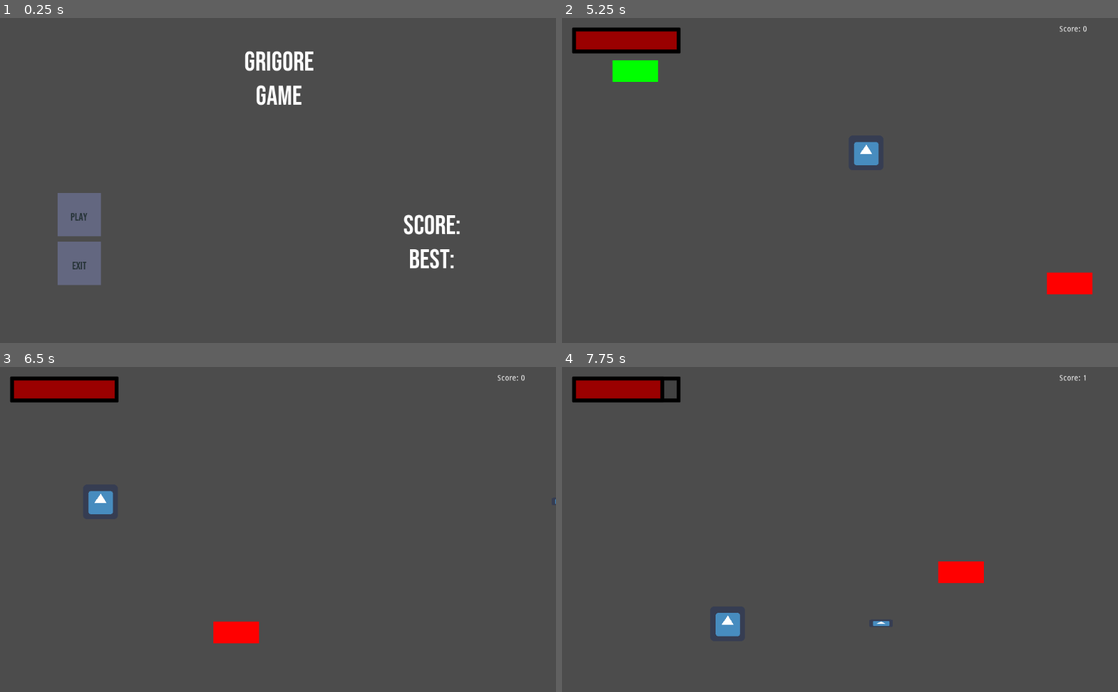
Above: before the commit, frames 1-4 (two rows, left to right).
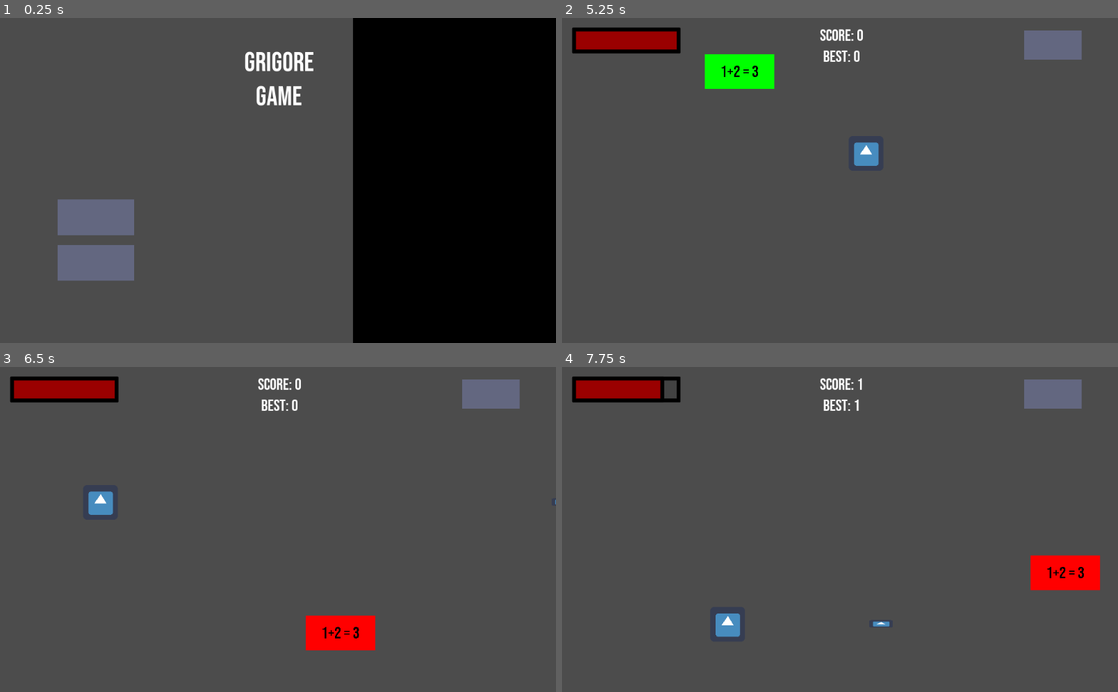
Above: after the commit, the same moments.

Repository: MarinMario/grigore-game-for-school
Game: Godot game, scene res://menu/main_menu.tscn
Two runs of this game, one before a commit and one after it. Both use one fixed random seed, a clock stepped at 60 frames per second and the inputs below. The engine's default icon, where the game draws it, is replaced by a stand-in: a white triangle on a blue panel in a dark square.
Inputs (mouse positions are in pixels of both pictures, inside the frame that each line leads up to; where the layout moved, square brackets give the same spot in the first picture):
- Up to frame 1 (0.25 s): no input
- Up to frame 2 (5.25 s): click (656, 216) [639, 216] at 0.5 s; click (1051, 44) at 1.27 s; tap Enter (ui_accept) at 2, 2.27, 3.02, 4.52 s; hold Right (ui_right) 2.03-2.78 s; hold Down (ui_down) 2.78-3.53 s; hold Right (ui_right) 3.53-4.28 s; hold Up (ui_up) 4.28-5.03 s; hold Left (ui_left) from 5.03 s (still down)
- Up to frame 3 (6.5 s): keep holding Left (ui_left); tap Enter (ui_accept) at 5.27, 6.02 s
- Up to frame 4 (7.75 s): release Left (ui_left) at 6.53 s; hold Down (ui_down) 6.53-7.28 s; hold Right (ui_right) from 7.28 s (still down); tap Enter (ui_accept) at 7.52 s

The runs differ from the first frame. In frame 1, 38% of the frame differs, in the area x 10-100%, y 0-100%; in frame 2, 3.8%; in frame 3, 3.2%; in frame 4, 3.2%.

Commit message:
commit idk 2

Diff:
--- a/Grigore Game/enemy/enemy.gd
+++ b/Grigore Game/enemy/enemy.gd
@@ -2,6 +2,7 @@
 
 var types = ["good", "bad"]
 var type: String
+var state := "enemy"
 
 func _ready():
 	self.global_position.y = rand_range(50, 550)
@@ -9,9 +10,9 @@
 
 	type = types[randi() % types.size()]
 	if type == "bad":
-		$ColorRect.color = Color(100, 0, 0)
+		$sprite.modulate = Color(100, 0, 0)
 	else:
-		$ColorRect.color = Color(0, 100, 0)
+		$sprite.modulate= Color(0, 100, 0)
 
 func _physics_process(delta):
 	self.global_position.x -= global.enemy_speed * delta
@@ -19,13 +20,19 @@
 	if self.global_position.x < -100:
 		self.queue_free()
 
+	$sprite.play(state)
+
 func die():
 	global.score += 1 if type == "bad" else -1
 	if global.score < 0: global.score = 0
-
-	self.queue_free()
+	call_deferred("disable_collision")
+	state = "explosion"
+	$Label.text = ""
 
 func _on_enemy_body_entered(body):
 	if body.name == "player":
 		body.health -= int(rand_range(10,40))
 		die()
+
+func disable_collision():
+	$CollisionShape2D.disabled = true
--- a/Grigore Game/enemy/enemy.tscn
+++ b/Grigore Game/enemy/enemy.tscn
@@ -1,9 +1,37 @@
-[gd_scene load_steps=3 format=2]
+[gd_scene load_steps=12 format=2]
 
 [ext_resource path="res://enemy/enemy.gd" type="Script" id=1]
+[ext_resource path="res://enemy/enemy.png" type="Texture" id=2]
+[ext_resource path="res://enemy/explosion 1.png" type="Texture" id=3]
+[ext_resource path="res://enemy/explosion 2.png" type="Texture" id=4]
+[ext_resource path="res://enemy/explosion 3.png" type="Texture" id=5]
+[ext_resource path="res://enemy/explosion 4.png" type="Texture" id=6]
+[ext_resource path="res://enemy/explosion 5.png" type="Texture" id=7]
 
 [sub_resource type="RectangleShape2D" id=1]
 extents = Vector2( 44.685, 21.7755 )
+
+[sub_resource type="SpriteFrames" id=2]
+animations = [ {
+"frames": [ ExtResource( 2 ) ],
+"loop": false,
+"name": "enemy",
+"speed": 0.0
+}, {
+"frames": [ ExtResource( 3 ), ExtResource( 4 ), ExtResource( 5 ), ExtResource( 6 ), ExtResource( 7 ), null ],
+"loop": false,
+"name": "explosion",
+"speed": 20.0
+} ]
+
+[sub_resource type="DynamicFontData" id=3]
+antialiased = false
+font_path = "res://world/BebasNeue-Regular.ttf"
+
+[sub_resource type="DynamicFont" id=4]
+size = 30
+outline_color = Color( 0, 0, 0, 1 )
+font_data = SubResource( 3 )
 
 [node name="enemy" type="Area2D" groups=[
 "enemy",
@@ -15,9 +43,18 @@
 position = Vector2( 1.53678, -0.922073 )
 shape = SubResource( 1 )
 
-[node name="ColorRect" type="ColorRect" parent="."]
-margin_left = -39.9564
-margin_top = -20.5929
-margin_right = 44.0436
-margin_bottom = 19.4071
+[node name="sprite" type="AnimatedSprite" parent="."]
+frames = SubResource( 2 )
+animation = "enemy"
+
+[node name="Label" type="Label" parent="."]
+margin_left = -64.0
+margin_top = -29.0
+margin_right = 64.0
+margin_bottom = 32.0
+custom_fonts/font = SubResource( 4 )
+custom_colors/font_color = Color( 0, 0, 0, 1 )
+text = "1+2 = 3"
+align = 1
+valign = 1
 [connection signal="body_entered" from="." to="." method="_on_enemy_body_entered"]
--- a/Grigore Game/global/global.gd
+++ b/Grigore Game/global/global.gd
@@ -1,6 +1,7 @@
 extends Node2D
 
 var score := 0
+var best := 0
 
 const BULLET = preload("res://bullet/bullet.tscn")
 
--- a/Grigore Game/menu/button.gd
+++ /dev/null
@@ -1,6 +0,0 @@
-extends TextureButton
-
-export var text := ""
-
-func _ready():
-	$Label.text = text
--- a/Grigore Game/menu/button.tscn
+++ /dev/null
@@ -1,35 +0,0 @@
-[gd_scene load_steps=6 format=2]
-
-[ext_resource path="res://touch_controls/button.png" type="Texture" id=1]
-[ext_resource path="res://touch_controls/hover_button.png" type="Texture" id=2]
-[ext_resource path="res://menu/button.gd" type="Script" id=3]
-
-[sub_resource type="DynamicFontData" id=1]
-font_path = "res://world/BebasNeue-Regular.ttf"
-
-[sub_resource type="DynamicFont" id=2]
-size = 20
-font_data = SubResource( 1 )
-
-[node name="button" type="TextureButton"]
-margin_left = -1.05263
-margin_right = 178.947
-margin_bottom = 80.0
-texture_normal = ExtResource( 1 )
-texture_pressed = ExtResource( 2 )
-expand = true
-stretch_mode = 5
-script = ExtResource( 3 )
-__meta__ = {
-"_edit_group_": true
-}
-
-[node name="Label" type="Label" parent="."]
-margin_top = 10.0
-margin_right = 180.0
-margin_bottom = 80.0
-custom_fonts/font = SubResource( 2 )
-custom_colors/font_color = Color( 0.14902, 0.2, 0.215686, 1 )
-text = "TEXT"
-align = 1
-valign = 1
--- /dev/null
+++ b/Grigore Game/menu/main_menu.gd
@@ -0,0 +1,18 @@
+extends Node2D
+
+
+func _ready():
+	$score.text = "Score: " + str(global.score) + "\nbest: " + str(global.best)
+	$anims.play("ready")
+
+func _on_play_pressed():
+	$anims.play("end")
+
+
+func _on_exit_pressed():
+	get_tree().quit()
+
+
+func _on_anims_animation_finished(anim_name):
+	if anim_name == "end":
+		get_tree().change_scene("res://world/world.tscn")
--- a/Grigore Game/menu/main_menu.tscn
+++ b/Grigore Game/menu/main_menu.tscn
@@ -1,6 +1,8 @@
-[gd_scene load_steps=4 format=2]
+[gd_scene load_steps=8 format=2]
 
-[ext_resource path="res://menu/menu_buttons.tscn" type="PackedScene" id=1]
+[ext_resource path="res://menu/main_menu.gd" type="Script" id=1]
+[ext_resource path="res://touch_controls/button.png" type="Texture" id=2]
+[ext_resource path="res://touch_controls/hover_button.png" type="Texture" id=3]
 
 [sub_resource type="DynamicFontData" id=1]
 font_path = "res://world/BebasNeue-Regular.ttf"
@@ -9,13 +11,46 @@
 size = 50
 font_data = SubResource( 1 )
 
+[sub_resource type="Animation" id=3]
+resource_name = "end"
+length = 0.5
+tracks/0/type = "value"
+tracks/0/path = NodePath("bloc:rect_position")
+tracks/0/interp = 1
+tracks/0/loop_wrap = true
+tracks/0/imported = false
+tracks/0/enabled = true
+tracks/0/keys = {
+"times": PoolRealArray( 0, 0.5 ),
+"transitions": PoolRealArray( 1, 1 ),
+"update": 0,
+"values": [ Vector2( -1300, -55.14 ), Vector2( 0, -52 ) ]
+}
+
+[sub_resource type="Animation" id=4]
+resource_name = "ready"
+length = 0.5
+tracks/0/type = "value"
+tracks/0/path = NodePath("bloc:rect_position")
+tracks/0/interp = 1
+tracks/0/loop_wrap = true
+tracks/0/imported = false
+tracks/0/enabled = true
+tracks/0/keys = {
+"times": PoolRealArray( 0, 0.5 ),
+"transitions": PoolRealArray( 1, 1 ),
+"update": 0,
+"values": [ Vector2( 0, -52 ), Vector2( 1300, -52 ) ]
+}
+
 [node name="main_menu" type="Node2D"]
+script = ExtResource( 1 )
 
 [node name="title" type="Label" parent="."]
 margin_left = 2.0
-margin_top = 2.0
+margin_top = 2.85738
 margin_right = 1026.0
-margin_bottom = 226.0
+margin_bottom = 226.857
 custom_fonts/font = SubResource( 2 )
 text = "Grigore
 Game"
@@ -33,7 +68,40 @@
 align = 1
 valign = 1
 
+[node name="buttons" type="Node2D" parent="."]
+position = Vector2( 105.222, 335.707 )
+__meta__ = {
+"_edit_group_": true
+}
+
+[node name="play" type="TextureButton" parent="buttons"]
+margin_left = 0.890091
+margin_top = -0.578934
+margin_right = 141.89
+margin_bottom = 65.4211
+texture_normal = ExtResource( 2 )
+texture_pressed = ExtResource( 3 )
+expand = true
+
+[node name="exit" type="TextureButton" parent="buttons"]
+margin_left = 1.35695
+margin_top = 83.4438
+margin_right = 142.357
+margin_bottom = 149.444
+texture_normal = ExtResource( 2 )
+texture_pressed = ExtResource( 3 )
+expand = true
+
+[node name="bloc" type="ColorRect" parent="."]
+margin_left = -69.6931
+margin_top = -87.0961
+margin_right = 1137.31
+margin_bottom = 656.904
+color = Color( 0, 0, 0, 1 )
+
 [node name="anims" type="AnimationPlayer" parent="."]
-
-[node name="menu_buttons" parent="." instance=ExtResource( 1 )]
-position = Vector2( 56.4926, 323.371 )
+anims/end = SubResource( 3 )
+anims/ready = SubResource( 4 )
+[connection signal="pressed" from="buttons/play" to="." method="_on_play_pressed"]
+[connection signal="pressed" from="buttons/exit" to="." method="_on_exit_pressed"]
+[connection signal="animation_finished" from="anims" to="." method="_on_anims_animation_finished"]
--- a/Grigore Game/menu/menu_buttons.gd
+++ /dev/null
@@ -1,9 +0,0 @@
-extends Node2D
-
-
-func _on_play_pressed():
-	get_tree().change_scene("res://world/world.tscn")
-
-
-func _on_exit_button_up():
-	get_tree().quit()
--- a/Grigore Game/menu/menu_buttons.tscn
+++ /dev/null
@@ -1,21 +0,0 @@
-[gd_scene load_steps=3 format=2]
-
-[ext_resource path="res://menu/menu_buttons.gd" type="Script" id=1]
-[ext_resource path="res://menu/button.tscn" type="PackedScene" id=2]
-
-[node name="menu_buttons" type="Node2D"]
-script = ExtResource( 1 )
-
-[node name="play" parent="." instance=ExtResource( 2 )]
-margin_left = 0.0
-margin_right = 180.0
-text = "PLAY"
-
-[node name="exit" parent="." instance=ExtResource( 2 )]
-margin_left = 0.0
-margin_top = 90.0
-margin_right = 180.0
-margin_bottom = 170.0
-text = "EXIT"
-[connection signal="pressed" from="play" to="." method="_on_play_pressed"]
-[connection signal="button_up" from="exit" to="." method="_on_exit_button_up"]
--- a/Grigore Game/player/player.gd
+++ b/Grigore Game/player/player.gd
@@ -30,7 +30,7 @@
 		shoot_timer = 0
 
 	if health <= 0:
-		get_tree().reload_current_scene()
+		get_parent().get_node("anims").play("end")
 
 
 func shoot():
--- a/Grigore Game/player/player_stats.gd
+++ b/Grigore Game/player/player_stats.gd
@@ -2,4 +2,4 @@
 
 func _process(delta):
 	$health.value = get_parent().health
-	$score.text = "Score: " + str(global.score)
+	$score.text = "Score: " + str(global.score) + "\nbest: " + str(global.best)
--- a/Grigore Game/player/player_stats.tscn
+++ b/Grigore Game/player/player_stats.tscn
@@ -26,6 +26,13 @@
 corner_radius_bottom_right = 1
 corner_radius_bottom_left = 1
 
+[sub_resource type="DynamicFontData" id=3]
+font_path = "res://world/BebasNeue-Regular.ttf"
+
+[sub_resource type="DynamicFont" id=4]
+size = 30
+font_data = SubResource( 3 )
+
 [node name="player_stats" type="CanvasLayer"]
 script = ExtResource( 1 )
 
@@ -40,10 +47,12 @@
 percent_visible = false
 
 [node name="score" type="Label" parent="."]
-margin_left = 904.0
-margin_top = 9.0
-margin_right = 979.0
-margin_bottom = 34.0
-text = "Score: 0"
+margin_left = 3.0
+margin_top = -2.0
+margin_right = 1027.0
+margin_bottom = 108.0
+custom_fonts/font = SubResource( 4 )
+text = "Score: 0
+Best: 0"
 align = 1
 valign = 1
--- a/Grigore Game/project.godot
+++ b/Grigore Game/project.godot
@@ -28,6 +28,29 @@
 window/stretch/mode="viewport"
 window/stretch/aspect="keep"
 
+[importer_defaults]
+
+texture={
+"compress/bptc_ldr": 0,
+"compress/hdr_mode": 0,
+"compress/lossy_quality": 0.7,
+"compress/mode": 0,
+"compress/normal_map": 0,
+"detect_3d": false,
+"flags/anisotropic": false,
+"flags/filter": false,
+"flags/mipmaps": false,
+"flags/repeat": 0,
+"flags/srgb": 2,
+"process/HDR_as_SRGB": false,
+"process/fix_alpha_border": true,
+"process/invert_color": false,
+"process/premult_alpha": false,
+"size_limit": 0,
+"stream": false,
+"svg/scale": 1.0
+}
+
 [rendering]
 
 quality/driver/driver_name="GLES2"
--- a/Grigore Game/touch_controls/buttons.gd
+++ b/Grigore Game/touch_controls/buttons.gd
@@ -1 +1,17 @@
 extends CanvasLayer
+
+func _on_options_pressed():
+	get_tree().paused = !get_tree().paused
+	if get_tree().paused:
+		$anims.play("ingame_menu")
+	else:
+		$anims.play_backwards("ingame_menu")
+
+
+func _on_exit_pressed():
+	get_tree().paused = false
+	get_parent().get_node("anims").play("end")
+
+
+func _on_resume_pressed():
+	get_tree().paused = false
--- a/Grigore Game/touch_controls/buttons.tscn
+++ b/Grigore Game/touch_controls/buttons.tscn
@@ -1,33 +1,51 @@
-[gd_scene load_steps=4 format=2]
+[gd_scene load_steps=5 format=2]
 
 [ext_resource path="res://touch_controls/buttons.gd" type="Script" id=1]
 [ext_resource path="res://touch_controls/button.png" type="Texture" id=2]
 [ext_resource path="res://touch_controls/hover_button.png" type="Texture" id=3]
 
+[sub_resource type="Animation" id=1]
+resource_name = "ingame_menu"
+length = 0.5
+tracks/0/type = "value"
+tracks/0/path = NodePath("ingame_menu:position")
+tracks/0/interp = 1
+tracks/0/loop_wrap = true
+tracks/0/imported = false
+tracks/0/enabled = true
+tracks/0/keys = {
+"times": PoolRealArray( 0.0189797, 0.5 ),
+"transitions": PoolRealArray( 1, 1 ),
+"update": 0,
+"values": [ Vector2( -200, 150 ), Vector2( 100, 150 ) ]
+}
+
 [node name="buttons" type="CanvasLayer"]
+pause_mode = 2
 script = ExtResource( 1 )
 
-[node name="Node2D" type="Node2D" parent="."]
+[node name="touch_buttons" type="Node2D" parent="."]
+editor/display_folded = true
 position = Vector2( 112.78, 427.539 )
 __meta__ = {
 "_edit_group_": true
 }
 
-[node name="down" type="TouchScreenButton" parent="Node2D"]
+[node name="down" type="TouchScreenButton" parent="touch_buttons"]
 position = Vector2( 0, 70 )
 normal = ExtResource( 2 )
 pressed = ExtResource( 3 )
 action = "ui_down"
 visibility_mode = 1
 
-[node name="left" type="TouchScreenButton" parent="Node2D"]
+[node name="left" type="TouchScreenButton" parent="touch_buttons"]
 position = Vector2( -70, 35 )
 normal = ExtResource( 2 )
 pressed = ExtResource( 3 )
 action = "ui_left"
 visibility_mode = 1
 
-[node name="shoot" type="TouchScreenButton" parent="Node2D"]
+[node name="shoot" type="TouchScreenButton" parent="touch_buttons"]
 position = Vector2( 731.169, 11.9428 )
 scale = Vector2( 1.76177, 1.60596 )
 normal = ExtResource( 2 )
@@ -35,15 +53,75 @@
 action = "ui_accept"
 visibility_mode = 1
 
-[node name="right" type="TouchScreenButton" parent="Node2D"]
+[node name="right" type="TouchScreenButton" parent="touch_buttons"]
 position = Vector2( 70, 35 )
 normal = ExtResource( 2 )
 pressed = ExtResource( 3 )
 action = "ui_right"
 visibility_mode = 1
 
-[node name="up" type="TouchScreenButton" parent="Node2D"]
+[node name="up" type="TouchScreenButton" parent="touch_buttons"]
 normal = ExtResource( 2 )
 pressed = ExtResource( 3 )
 action = "ui_up"
 visibility_mode = 1
+
+[node name="options" type="TextureButton" parent="."]
+margin_left = 851.0
+margin_top = 23.0
+margin_right = 957.0
+margin_bottom = 77.0
+focus_mode = 0
+enabled_focus_mode = 0
+texture_normal = ExtResource( 2 )
+texture_pressed = ExtResource( 3 )
+expand = true
+
+[node name="ingame_menu" type="Node2D" parent="."]
+position = Vector2( -170.86, 150 )
+__meta__ = {
+"_edit_group_": true
+}
+
+[node name="exit" type="TextureButton" parent="ingame_menu"]
+margin_top = 80.0
+margin_right = 125.0
+margin_bottom = 145.0
+focus_mode = 0
+enabled_focus_mode = 0
+texture_normal = ExtResource( 2 )
+texture_pressed = ExtResource( 3 )
+__meta__ = {
+"_edit_group_": true
+}
+
+[node name="Label" type="Label" parent="ingame_menu/exit"]
+margin_right = 64.0
+margin_bottom = 64.0
+text = "exit"
+align = 1
+valign = 1
+
+[node name="resume" type="TextureButton" parent="ingame_menu"]
+margin_right = 113.0
+margin_bottom = 65.0
+focus_mode = 0
+enabled_focus_mode = 0
+texture_normal = ExtResource( 2 )
+texture_pressed = ExtResource( 3 )
+__meta__ = {
+"_edit_group_": true
+}
+
+[node name="Label" type="Label" parent="ingame_menu/resume"]
+margin_right = 64.0
+margin_bottom = 64.0
+text = "resume"
+align = 1
+valign = 1
+
+[node name="anims" type="AnimationPlayer" parent="."]
+anims/ingame_menu = SubResource( 1 )
+[connection signal="pressed" from="options" to="." method="_on_options_pressed"]
+[connection signal="pressed" from="ingame_menu/exit" to="." method="_on_exit_pressed"]
+[connection signal="pressed" from="ingame_menu/resume" to="." method="_on_resume_pressed"]
--- a/Grigore Game/world/world.gd
+++ b/Grigore Game/world/world.gd
@@ -1,4 +1,8 @@
 extends Node2D
+
+func _ready():
+	global.score = 0
+	$anims.play("ready")
 
 var spawn_enemy_timer := 0.0
 
@@ -8,7 +12,15 @@
 		spawn_enemy_timer = 0
 		spawn_enemy()
 
+	if global.score > global.best:
+		global.best = global.score
+
 
 func spawn_enemy():
 	var enemy = global.ENEMY.instance()
 	add_child(enemy)
+
+
+func _on_anims_animation_finished(anim_name):
+	if anim_name == "end":
+		get_tree().change_scene("res://menu/main_menu.tscn")
--- a/Grigore Game/world/world.tscn
+++ b/Grigore Game/world/world.tscn
@@ -1,13 +1,60 @@
-[gd_scene load_steps=4 format=2]
+[gd_scene load_steps=6 format=2]
 
 [ext_resource path="res://world/world.gd" type="Script" id=1]
-[ext_resource path="res://player/player.tscn" type="PackedScene" id=2]
-[ext_resource path="res://touch_controls/buttons.tscn" type="PackedScene" id=3]
+[ext_resource path="res://touch_controls/buttons.tscn" type="PackedScene" id=2]
+[ext_resource path="res://player/player.tscn" type="PackedScene" id=3]
+
+[sub_resource type="Animation" id=1]
+resource_name = "end"
+length = 0.5
+tracks/0/type = "value"
+tracks/0/path = NodePath("CanvasLayer/ColorRect:rect_position")
+tracks/0/interp = 1
+tracks/0/loop_wrap = true
+tracks/0/imported = false
+tracks/0/enabled = true
+tracks/0/keys = {
+"times": PoolRealArray( 0.0076333, 0.5 ),
+"transitions": PoolRealArray( 1, 1 ),
+"update": 0,
+"values": [ Vector2( -1080.19, -14.5731 ), Vector2( -10, -14.573 ) ]
+}
+
+[sub_resource type="Animation" id=2]
+resource_name = "ready"
+length = 0.5
+tracks/0/type = "value"
+tracks/0/path = NodePath("CanvasLayer/ColorRect:rect_position")
+tracks/0/interp = 1
+tracks/0/loop_wrap = true
+tracks/0/imported = false
+tracks/0/enabled = true
+tracks/0/keys = {
+"times": PoolRealArray( 0, 0.5 ),
+"transitions": PoolRealArray( 1, 1 ),
+"update": 0,
+"values": [ Vector2( -10, -14.573 ), Vector2( 1200, -14.573 ) ]
+}
 
 [node name="world" type="Node2D"]
 script = ExtResource( 1 )
 
-[node name="player" parent="." instance=ExtResource( 2 )]
-position = Vector2( 170, 249 )
+[node name="CanvasLayer" type="CanvasLayer" parent="."]
+layer = 2
 
-[node name="buttons" parent="." instance=ExtResource( 3 )]
+[node name="ColorRect" type="ColorRect" parent="CanvasLayer"]
+margin_left = -10.0
+margin_top = -14.573
+margin_right = 1031.0
+margin_bottom = 624.427
+color = Color( 0, 0, 0, 1 )
+
+[node name="buttons" parent="." instance=ExtResource( 2 )]
+
+[node name="player" parent="." instance=ExtResource( 3 )]
+position = Vector2( 170, 249.95 )
+
+[node name="anims" type="AnimationPlayer" parent="."]
+anims/end = SubResource( 1 )
+anims/ready = SubResource( 2 )
+[connection signal="animation_finished" from="anims" to="." method="_on_anims_animation_finished"]
Binary file added: Grigore Game/enemy/enemy.png
Not shown, added: Grigore Game/enemy/enemy.png.import
Binary file added: Grigore Game/enemy/explosion 1.png
Not shown, added: Grigore Game/enemy/explosion 1.png.import
Binary file added: Grigore Game/enemy/explosion 2.png
Not shown, added: Grigore Game/enemy/explosion 2.png.import
Binary file added: Grigore Game/enemy/explosion 3.png
Not shown, added: Grigore Game/enemy/explosion 3.png.import
Binary file added: Grigore Game/enemy/explosion 4.png
Not shown, added: Grigore Game/enemy/explosion 4.png.import
Binary file added: Grigore Game/enemy/explosion 5.png
Not shown, added: Grigore Game/enemy/explosion 5.png.import
(and 1 more such lines)
